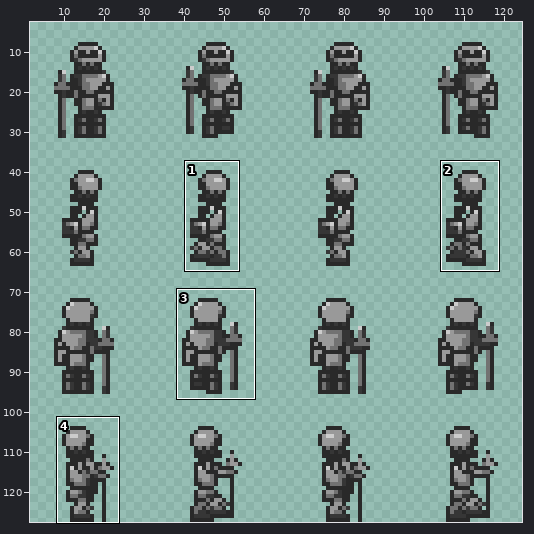
Sprite sheet: Content/Images/Textures2D/Characters/knight.png. Above, an overview of the earlier version with the close-up marked.
Close-up. Before:
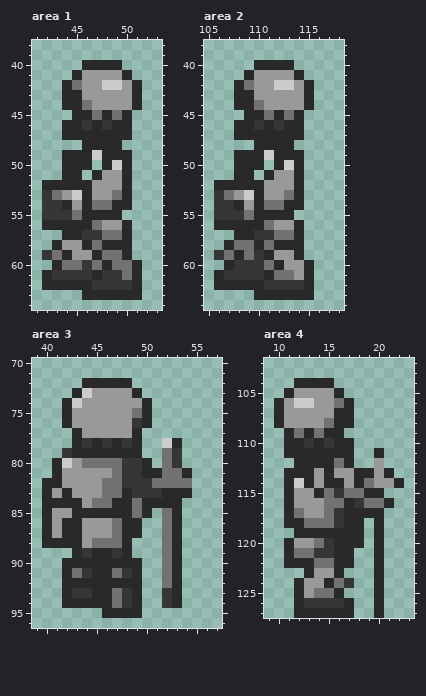
The file is 128x128 pixels. Colours within 5 levels of each other are drawn and written as one. Shown: area 1: x 41..53, y 38..64; area 2: x 105..118, y 38..64; area 3: x 39..57, y 70..96; area 4: x 9..23, y 102..127. The wide view leaves out empty margins. The commit also changed other parts of the picture, which this record leaves out.
After:
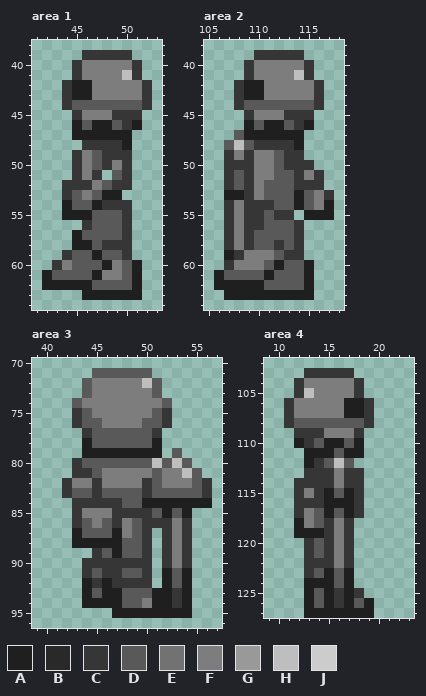
Palette (. is transparent): A #1f1f1f  B #292929  C #363636  D #595959  E #727272  F #7d7d7d  G #999999  H #bebebe  J #cccccc
Change:
Changed rows in their new state; - is an unchanged pixel.
Area 1:
first column x 42:
39 ----CCCCC--
40 ---CFFFFFC-
41 ---CFFFFHC-
42 --CAAFFFFFC
43 --CAAFFFFFC
44 --CDDDDDDDC
45 ---CFFFCCC-
46 --.ADAADCA-
47 --.AAAAAA--
48 ----CCCCA--
49 --.CFDCCC--
50 --.CFDCFC--
51 --.CFC.DC--
52 ..CCCFDCC--
53 ..CDFDAA.--
54 ..ADDACCC--
55 ..AAADDDC--
56 ....CDDDC--
57 --.ADDDDC--
58 -..AADCCC--
59 ..CDDADDC--
60 -CFDDDAFDA-
61 ADDDDAFFDA-
62 AAAAADDDDA-
63 ----AAAAAA-
Area 2:
first column x 106:
39 ----CCCCC---
40 ---CFFFFFC--
41 ---CFFFFHC--
42 --CAAFFFFFC-
43 --CAAFFFFFC-
44 --CDDDDDDDC-
45 ---CFFFCCC--
46 --.ADAADCA--
47 --DAAAAAA---
48 -DHDCCCCA---
49 -CFCFFDCC---
50 -CCCFFDCCC--
51 -CDCFFDDCFC-
52 .CDCFDDDCCC-
53 .AACFDDDADFC
54 .-FCCCDDADFA
55 .-FCCDCC-AAA
56 .CFCCDDDC---
57 -CFCDDDDC---
58 -CFCDDCDC---
59 .ACFFFDCC---
60 -CFFFDADDA--
61 ADDDDADDDA--
62 AAAAADDDDA--
63 -AAAAAAAAA--
Area 3:
first column x 40:
71 -----DDDDDD------
72 ----DFFFFFHD-----
73 ---.DFFFFFFD-----
74 --.DFFFFFFFFD----
75 --.CDFFFFFFDC----
76 --.CDDFFFFDDC----
77 ---.CDDDDDDC-----
78 ---.ADDDDDDA..---
79 --..AAAAAAAA.D---
80 -..CDDDDDDDHDHD--
81 -..CCDFFFFFDFFHD-
82 ..CFFCFFFF-DFFFDC
83 ..CDDCDDDD-DDDDDC
84 ...CCCCCDDAAAAAAA
85 ...CFFFCCCCDADA--
86 ...CDFDCFDCCCFC--
87 ...ADDDAFDC-CFC--
88 ...AAAAADDC-CFC--
89 ---..CDADDC-CFC--
90 --..CCCCCCC-CFC--
91 --..-DCCDDC-ADA--
92 --..ACACCCC-ADA--
93 --..ADAADDDAACA--
94 --..AAAADDFAACA--
95 ------.AAAAAAAA--
Area 4:
first column x 10:
103 ---CCCCC-----
104 --CFFFFFC----
105 -.CHFFFFC----
106 .CFFFFFAAC---
107 .CFFFFFAAC---
108 .CDDDDDDDC---
109 -.CCCFFFC----
110 -.A-DAADA----
111 -..AAADAA-.--
112 --.ACDHD--.--
113 -..CCCFCC...-
114 -.CCCCFCC....
115 -.CFCADAC..--
116 -.CCCAAA-...-
117 -.CFDADAC..--
118 -.AFDCFC.-.--
119 --AAACFC.-.--
120 -..CD-FC.-.--
121 -..CD-FC--.--
122 -..CCCFC--.--
123 ---CDADA--.--
124 --.AAADA--.--
125 --.ADACAC-.--
126 --.ADA-ADA.--
127 --.AAAAAAA.--
Pixel boxes of the changes (left, top, right, bottom) in both close-ups:
changed: (42, 50, 152, 300)
changed: (214, 50, 334, 300)
changed: (42, 368, 212, 618)
changed: (274, 368, 404, 618)
